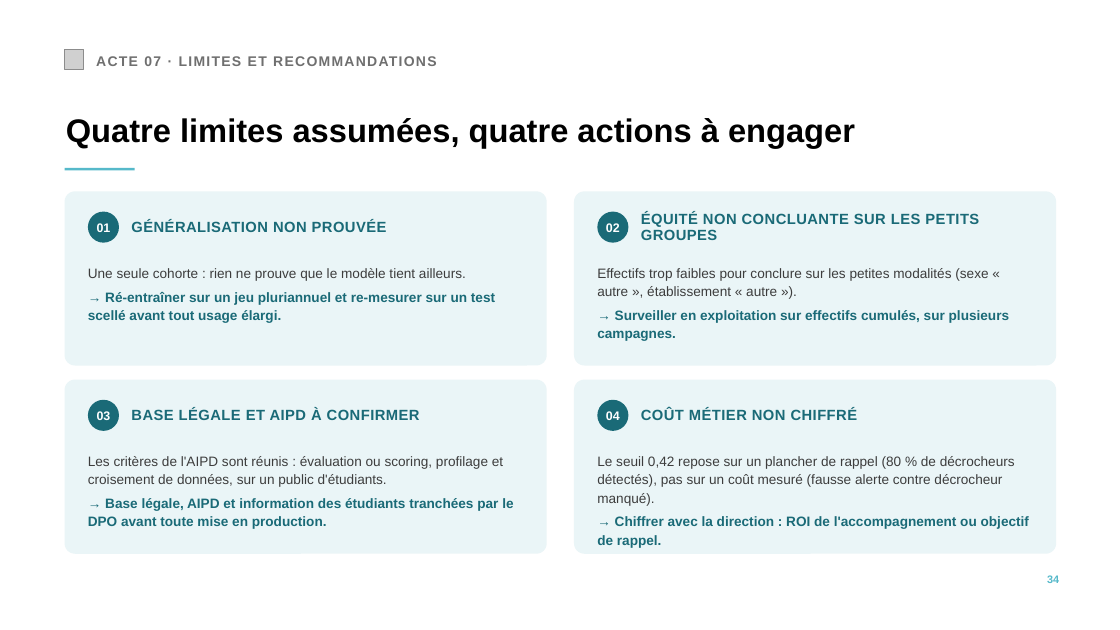
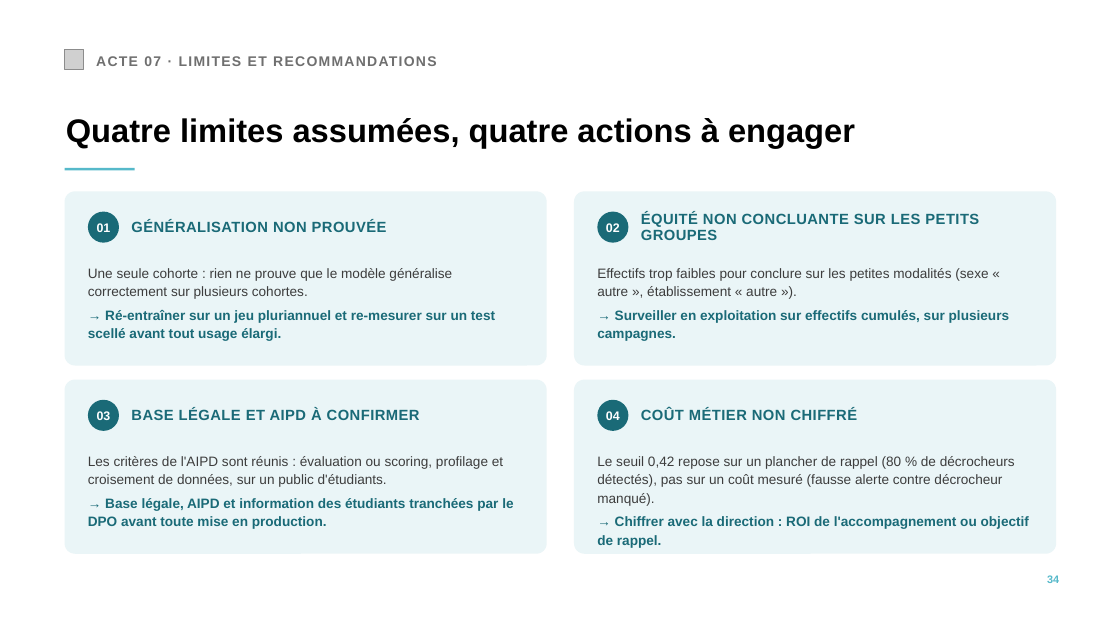
Before and after one commit to jalb-code/cisia-decrochage-etudiant, a slide deck: slide 34 of docs/JALB-Decrochage-l1.pptx. Drawn at 1120x630 pixels with LibreOffice and Linux fonts; fonts in the diff are those of the drawing; grey boxes stand for pictures. Boxes give left, top, right and bottom in pixels: in the first picture for what was removed or moved away, otherwise in the second. Text is boxed around its words. In the diff, an @@ line names an element or a change of style, - is before the commit and + after.

```diff
--- a/docs/JALB-Decrochage-l1.pptx
+++ b/docs/JALB-Decrochage-l1.pptx
@@ text at (88,268,452,299): text changed @@
-Une seule cohorte : rien ne prouve que le modèle tient ailleurs.
+Une seule cohorte : rien ne prouve que le modèle généralise correctement sur plusieurs cohortes.
```
Also in this commit, not shown: 3 other slides changed, 1 other file.
